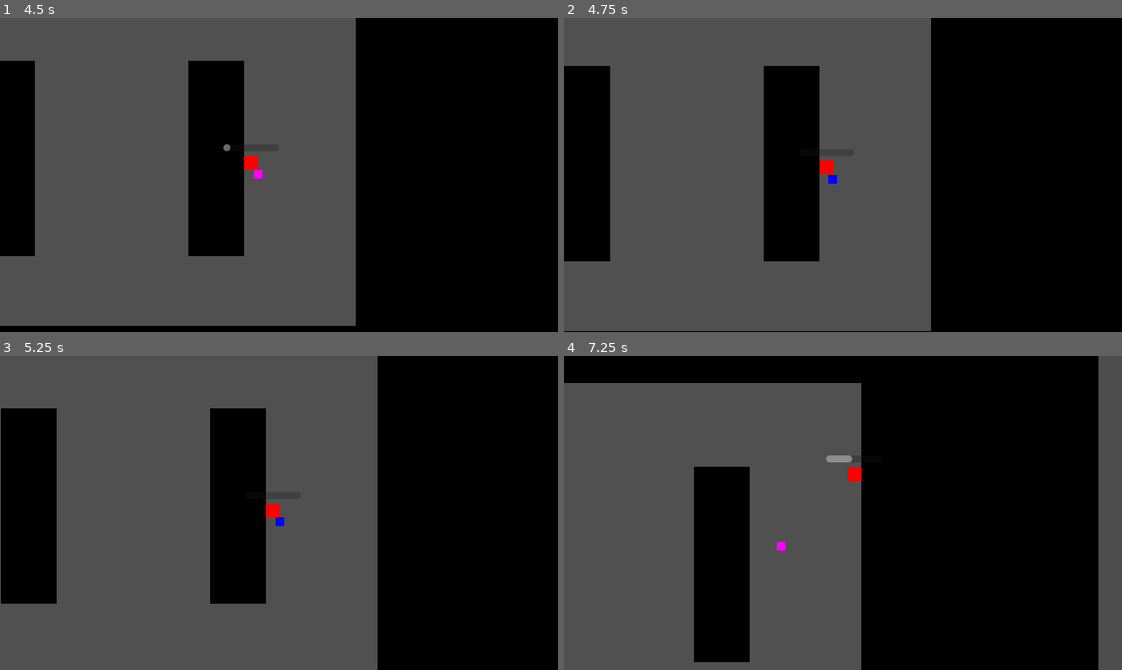
Above: before the commit, frames 1-4 (two rows, left to right).
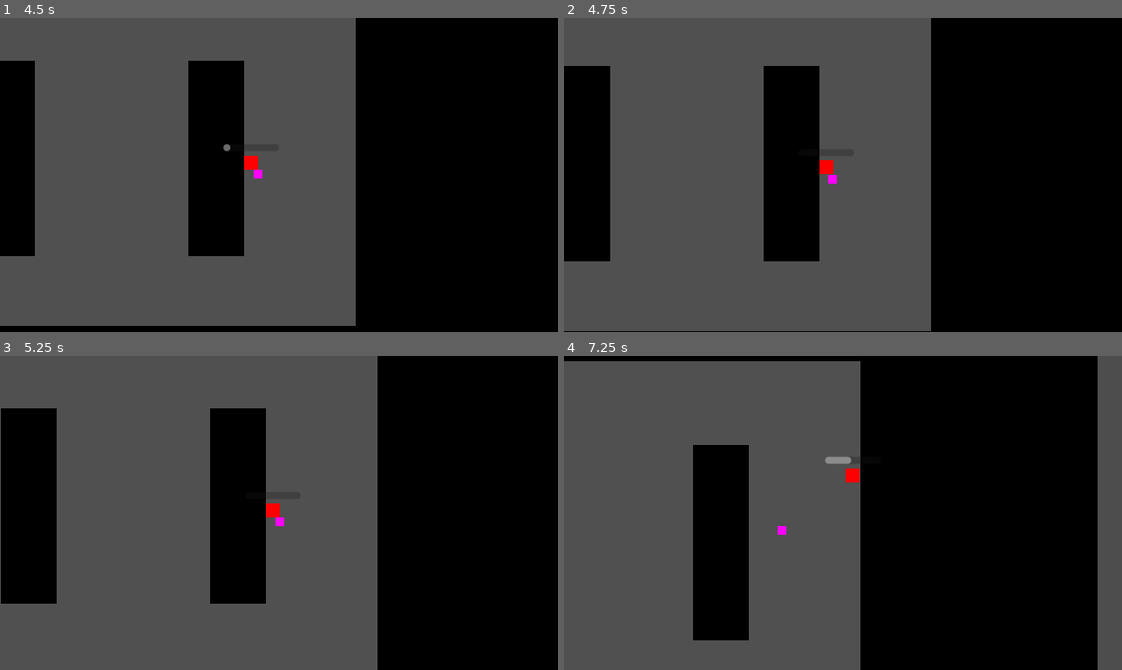
Above: after the commit, the same moments.

Repository: IanLum/square-game
Game: Godot game, scene res://src/main.tscn
The game is run twice, just before and just after one commit, with the same random seed, the same clock (stepped at 60 frames per second) and the same inputs.
Inputs (mouse positions are in pixels of both pictures, inside the frame that each line leads up to):
- Up to frame 1 (4.5 s): tap Enter at 0.5 s; move the mouse to (401, 159) at 0.52 s; press the mouse at (401, 159) at 0.53 s; hold D (right) 0.53-1.28 s; move the mouse to (167, 190) at 1.27 s; release the mouse at (167, 190) at 1.28 s; hold S (down) 1.28-2.03 s; click (167, 190) at 1.35 s; move the mouse to (334, 105) at 2.02 s; hold D (right) 2.03-2.78 s; hold Space (utility) 2.03-2.78 s; click (334, 105) at 2.3 s; move the mouse to (251, 237) at 2.77 s; hold W (up) 2.78-3.53 s; click (251, 237) at 2.85 s; move the mouse to (446, 222) at 3.52 s; press the mouse at (446, 222) at 3.53 s; hold A (left) from 3.53 s (still down); move the mouse to (111, 127) at 4.27 s; release the mouse at (111, 127) at 4.28 s; tap Space (utility) at 4.35 s
- Up to frame 2 (4.75 s): keep holding A (left); click (675, 127) at 4.55 s
- Up to frame 3 (5.25 s): move the mouse to (306, 513) at 5.02 s; release A (left) at 5.03 s; press the mouse at (306, 513) at 5.03 s; hold S (down) from 5.03 s (still down)
- Up to frame 4 (7.25 s): tap Space (utility) at 5.75 s; move the mouse to (759, 434) at 5.77 s; release S (down) at 5.78 s; release the mouse at (759, 434) at 5.78 s; hold D (right) 5.78-6.53 s; click (759, 434) at 5.85 s; move the mouse to (965, 497) at 6.52 s; hold W (up) from 6.53 s (still down); hold Space (utility) from 6.53 s (still down); click (965, 497) at 6.8 s

Frame 1 is identical in both runs. In frame 2, less than 0.1% of the frame differs, in the area x 47-49%, y 50-53%; in frame 3, less than 0.1%; in frame 4, 5.7%, in the area x 0-96%, y 0-100%.

Commit message:
enemy and player can hit eachother

Diff:
--- a/src/abstract_base_classes/attack.gd
+++ b/src/abstract_base_classes/attack.gd
@@ -2,8 +2,10 @@
 class_name Attack
 
 @export var DURATION: float
+@export var DAMAGE: int
 
 func _ready():
+	body_entered.connect(_on_body_entered)
 	await get_tree().create_timer(DURATION).timeout
 	queue_free()
 
@@ -11,3 +13,7 @@
 func start(pos: Vector2, dir: Vector2):
 	position = pos
 	look_at(dir)
+
+
+func _on_body_entered(body):
+	body.take_damage(DAMAGE)
--- a/src/abstract_base_classes/enemy.gd
+++ b/src/abstract_base_classes/enemy.gd
@@ -1,13 +1,15 @@
 extends CharacterBody2D
 class_name Enemy
 
-@export var SPEED = 200
+@export var SPEED: int
+@export var MAX_HEALTH: int
 
 @onready var nav_agent: NavigationAgent2D = $NavigationAgent2D
 @onready var re_nav_timer: Timer = $NavigationAgent2D/Timer
 @onready var attack_radius: Area2D = $AttackRadius
 @onready var player: CharacterBody2D = get_tree().current_scene.get_node("player")
 
+var health = MAX_HEALTH
 var attacking = false
 
 func _ready():
@@ -33,3 +35,9 @@
 
 func attack():
 	pass
+
+
+func take_damage(damage: int):
+	health -= damage
+	print('aaa')
+	modulate = Color(10,10,10,10)
--- a/src/enemies/dasher.gd
+++ b/src/enemies/dasher.gd
@@ -25,9 +25,7 @@
 
 func endlag():
 	velocity = Vector2.ZERO
-	$ColorRect.color = Color.BLUE
 	await get_tree().create_timer(Attack_Time.ENDLAG).timeout
-	$ColorRect.color = Color.MAGENTA
 	attacking = false
 
 
--- a/src/enemies/dasher.tscn
+++ b/src/enemies/dasher.tscn
@@ -12,6 +12,8 @@
 size = Vector2(12, 12)
 
 [node name="dasher" type="CharacterBody2D"]
+collision_layer = 4
+collision_mask = 3
 motion_mode = 1
 wall_min_slide_angle = 0.0
 script = ExtResource("1_q5m6k")
--- a/src/player/player.tscn
+++ b/src/player/player.tscn
@@ -7,6 +7,7 @@
 
 [node name="player" type="CharacterBody2D"]
 collision_layer = 2
+collision_mask = 5
 script = ExtResource("1_beyo2")
 
 [node name="CollisionShape2D" type="CollisionShape2D" parent="."]
--- a/src/player/red_attack.tscn
+++ b/src/player/red_attack.tscn
@@ -7,9 +7,10 @@
 
 [node name="red_attack" type="Area2D"]
 collision_layer = 0
-collision_mask = 2
+collision_mask = 4
 script = ExtResource("1_8cutm")
 DURATION = 0.1
+DAMAGE = 1
 
 [node name="CollisionShape2D" type="CollisionShape2D" parent="."]
 position = Vector2(18, 0)
